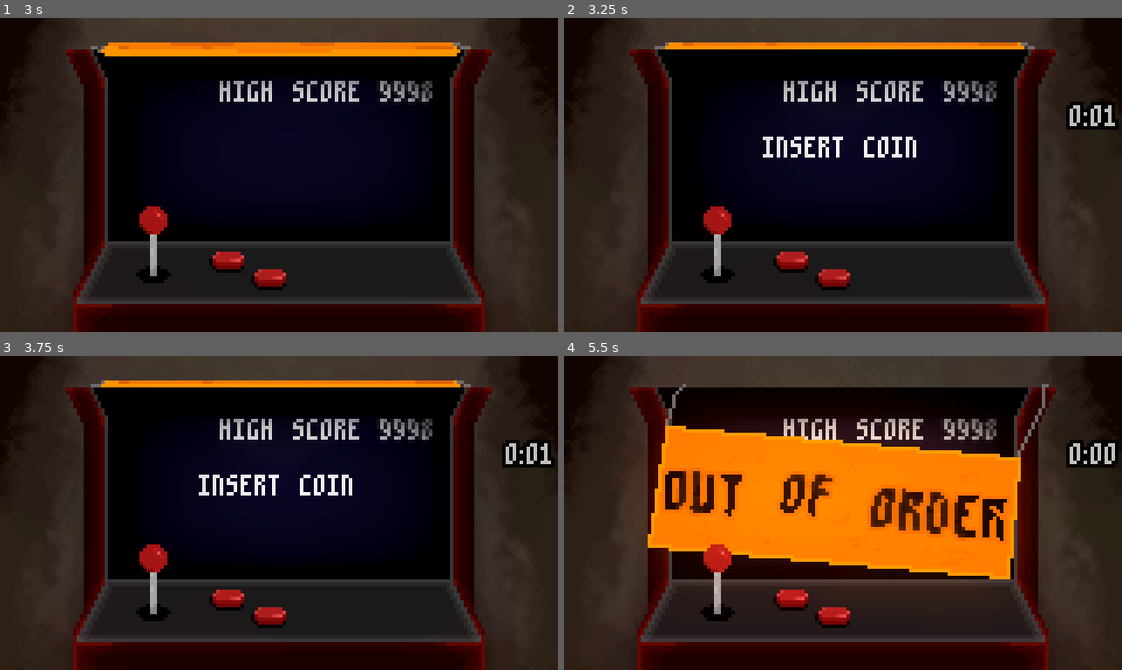
Above: before the commit, frames 1-4 (two rows, left to right).
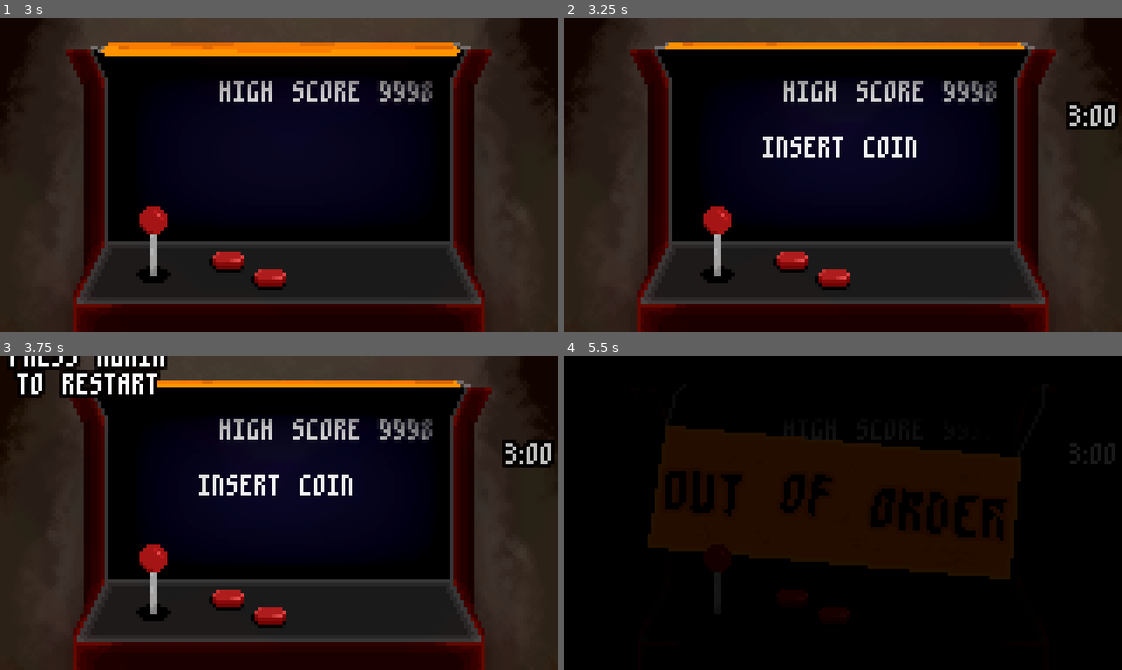
Above: after the commit, the same moments.

Repository: henreedev/out-of-order
Game: Godot game, scene res://scenes/game.tscn
Two runs of this game, one before a commit and one after it. Both use one fixed random seed, a clock stepped at 60 frames per second and the inputs below.
Inputs (mouse positions are in pixels of both pictures, inside the frame that each line leads up to):
- Up to frame 1 (3 s): tap Enter at 0.5 s; move the mouse to (401, 159) at 0.52 s; hold Space (jump) 0.53-1.28 s; hold D (move_right) 0.53-2.03 s; click (401, 159) at 0.6 s; move the mouse to (167, 190) at 1.27 s; tap Space (jump) at 1.35, 1.52, 1.82 s; click (167, 190) at 1.55 s; move the mouse to (334, 105) at 2.02 s; hold A (move_left) 2.03-2.78 s; hold Space (jump) 2.03-2.78 s; click (334, 105) at 2.1 s; move the mouse to (251, 237) at 2.77 s; hold D (move_right) from 2.78 s (still down); click (251, 237) at 2.85 s
- Up to frame 2 (3.25 s): keep holding D (move_right); tap Space (jump) at 3.02 s
- Up to frame 3 (3.75 s): keep holding D (move_right); tap Space (jump) at 3.32 s; tap Escape (restart, bound only after the commit) at 3.5 s; move the mouse to (446, 560) at 3.52 s; hold Space (jump) from 3.53 s (still down)
- Up to frame 4 (5.5 s): tap Escape (restart, bound only after the commit) at 4.15 s; move the mouse to (675, 465) at 4.27 s; release D (move_right) at 4.28 s; release Space (jump) at 4.28 s; hold A (move_left) 4.28-5.03 s; click (675, 465) at 4.35 s; tap Space (jump) at 4.52, 4.82 s; move the mouse to (870, 513) at 5.02 s; hold D (move_right) from 5.03 s (still down); hold Space (jump) from 5.03 s (still down); click (870, 513) at 5.1 s

Frame 1 is identical in both runs. In frame 2, 0.2% of the frame differs, in the area x 90-100%, y 26-35%; in frame 3, 2.7%; in frame 4, 89%, in the area x 0-100%, y 0-100%.

Commit message:
audio gaming

Diff:
--- /dev/null
+++ b/default_bus_layout.tres
@@ -0,0 +1,4 @@
+[gd_resource type="AudioBusLayout" format=3 uid="uid://cb18wayrtgu7y"]
+
+[resource]
+bus/0/volume_db = -36.0328
--- a/project.godot
+++ b/project.godot
@@ -65,6 +65,11 @@
 "events": [Object(InputEventKey,"resource_local_to_scene":false,"resource_name":"","device":-1,"window_id":0,"alt_press …(195 unchanged characters)…
 ]
 }
+restart={
+"deadzone": 0.2,
+"events": [Object(InputEventKey,"resource_local_to_scene":false,"resource_name":"","device":-1,"window_id":0,"alt_pressed":false,"shift_pressed":false,"ctrl_pressed":false,"meta_pressed":false,"pressed":false,"keycode":0,"physical_keycode":4194305,"key_label":0,"unicode":0,"location":0,"echo":false,"script":null)
+]
+}
 
 [physics]
 
@@ -73,3 +78,4 @@
 [rendering]
 
 textures/canvas_textures/default_texture_filter=0
+environment/defaults/default_clear_color=Color(0, 0, 0, 1)
--- a/scenes/game.tscn
+++ b/scenes/game.tscn
@@ -7,9 +7,17 @@
 [ext_resource type="Texture2D" uid="uid://bgehs7ks1af6b" path="res://assets/image/joystick.png" id="5_gee14"]
 [ext_resource type="Shader" uid="uid://e5ywd8n633ma" path="res://scenes/screen_fx.gdshader" id="6_gee14"]
 [ext_resource type="Texture2D" uid="uid://lis3lsu6figr" path="res://assets/image/sign-ss.png" id="6_p57ef"]
+[ext_resource type="AudioStream" uid="uid://bxr882cv6rqst" path="res://assets/sound/button_press.wav" id="6_rysoc"]
+[ext_resource type="AudioStream" uid="uid://r1st1kjgt711" path="res://assets/sound/joystick-hit.wav" id="7_ssvqc"]
 [ext_resource type="FontFile" uid="uid://c3ke05r37irw7" path="res://assets/font/m3x6.ttf" id="8_0tnpc"]
+[ext_resource type="AudioStream" uid="uid://dub7ylproafx0" path="res://assets/sound/room-noise.wav" id="8_264po"]
+[ext_resource type="AudioStream" uid="uid://4duihjx5ts7d" path="res://assets/sound/coin-pwing.wav" id="8_ssvqc"]
 [ext_resource type="Texture2D" uid="uid://cufye1igvsxl4" path="res://assets/image/arrow.png" id="8_vtaks"]
 [ext_resource type="PackedScene" uid="uid://dgr6j6ylwvpay" path="res://scenes/coin.tscn" id="9_0tnpc"]
+[ext_resource type="AudioStream" uid="uid://dm5vgtasl6h6" path="res://assets/sound/short-chiptune-loop.wav" id="9_1kice"]
+[ext_resource type="AudioStream" uid="uid://kpakhsbd6g03" path="res://assets/sound/victory_theme.mp3" id="10_5newe"]
+[ext_resource type="AudioStream" uid="uid://bnte1slhnbu" path="res://assets/sound/arcade_ambience.mp3" id="11_37s47"]
+[ext_resource type="AudioStream" uid="uid://dwhq07sahi282" path="res://assets/sound/arcade-pickup.wav" id="12_bt5mj"]
 
 [sub_resource type="PlaceholderTexture2D" id="PlaceholderTexture2D_0tnpc"]
 size = Vector2(4, 4)
@@ -212,6 +220,11 @@
 "speed": 10.0
 }]
 
+[sub_resource type="LabelSettings" id="LabelSettings_rysoc"]
+paragraph_spacing = -8.59
+outline_size = 4
+outline_color = Color(0, 0, 0, 1)
+
 [sub_resource type="Environment" id="Environment_0tnpc"]
 background_mode = 3
 glow_enabled = true
@@ -250,11 +263,52 @@
 scale = Vector2(1, 0.5)
 texture = SubResource("PlaceholderTexture2D_0tnpc")
 
+[node name="Sounds" type="Node2D" parent="Machine"]
+
+[node name="ButtonPress" type="AudioStreamPlayer2D" parent="Machine/Sounds"]
+position = Vector2(-10.1, 27.9)
+stream = ExtResource("6_rysoc")
+volume_db = -41.523
+
+[node name="JoystickHit" type="AudioStreamPlayer2D" parent="Machine/Sounds"]
+position = Vector2(-37.541, 26.98)
+stream = ExtResource("7_ssvqc")
+volume_db = -46.503
+panning_strength = 1.22
+
+[node name="CoinPwing" type="AudioStreamPlayer2D" parent="Machine/Sounds"]
+stream = ExtResource("8_ssvqc")
+volume_db = -33.765
+pitch_scale = 1.13
+
+[node name="RoomNoise" type="AudioStreamPlayer" parent="Machine/Sounds"]
+stream = ExtResource("8_264po")
+volume_db = -36.141
+autoplay = true
+
+[node name="GameMusic" type="AudioStreamPlayer" parent="Machine/Sounds"]
+stream = ExtResource("9_1kice")
+volume_db = -33.498
+
+[node name="VictoryTheme" type="AudioStreamPlayer" parent="Machine/Sounds"]
+stream = ExtResource("10_5newe")
+volume_db = -27.291
+
+[node name="ArcadeAmbience" type="AudioStreamPlayer" parent="Machine/Sounds"]
+stream = ExtResource("11_37s47")
+volume_db = -25.98
+autoplay = true
+
+[node name="CoinPickup" type="AudioStreamPlayer" parent="Machine/Sounds"]
+stream = ExtResource("12_bt5mj")
+volume_db = -19.914
+
 [node name="Camera2D" type="Camera2D" parent="."]
 limit_left = -80
 limit_top = -45
 limit_right = 80
 limit_bottom = 45
+metadata/_edit_lock_ = true
 
 [node name="SubViewportContainer" type="SubViewportContainer" parent="."]
 material = SubResource("ShaderMaterial_0tnpc")
@@ -407,6 +461,16 @@
 frame_progress = 1.0
 metadata/_edit_lock_ = true
 
+[node name="RestartLabel" type="Label" parent="."]
+offset_left = -100.0
+offset_top = -66.0
+offset_right = -9.0
+offset_bottom = -45.0
+text = "PRESS AGAIN
+TO RESTART"
+label_settings = SubResource("LabelSettings_rysoc")
+horizontal_alignment = 1
+
 [node name="WorldEnvironment" type="WorldEnvironment" parent="."]
 environment = SubResource("Environment_0tnpc")
 
--- a/scripts/bug_spawner.gd
+++ b/scripts/bug_spawner.gd
@@ -25,6 +25,6 @@
 	var tween := create_tween()
 	tween.tween_property(bug, "global_position:x", -4.0, 24.0)
 	tween.tween_callback(bug.queue_free)
-	var tween_2 := create_tween().set_loops
-	tween.tween_property(bug, "position:y", -1.0, 0.5)
-	tween.tween_property(bug, "position:y", 1.0, 0.75)
+	var tween_2 := create_tween().set_loops()
+	tween_2.tween_property(bug, "position:y", -1.0, 0.5)
+	tween_2.tween_property(bug, "position:y", 1.0, 0.75)
--- a/scripts/game.gd
+++ b/scripts/game.gd
@@ -37,8 +37,21 @@
 @onready var shaders: ColorRect = $Shaders
 @onready var shader_mat: ShaderMaterial = $Shaders.material
 @onready var timer_label: Label = $TimerLabel
+# Sounds
+@onready var coin_pickup: AudioStreamPlayer = $Machine/Sounds/CoinPickup
+@onready var button_press: AudioStreamPlayer2D = $Machine/Sounds/ButtonPress
+@onready var joystick_hit: AudioStreamPlayer2D = $Machine/Sounds/JoystickHit
+@onready var room_noise: AudioStreamPlayer = $Machine/Sounds/RoomNoise
+@onready var game_music: AudioStreamPlayer = $Machine/Sounds/GameMusic
+@onready var victory_theme: AudioStreamPlayer = $Machine/Sounds/VictoryTheme
+@onready var arcade_ambience: AudioStreamPlayer = $Machine/Sounds/ArcadeAmbience
+@onready var restart_label: Label = $RestartLabel
+@onready var coin_pwing: AudioStreamPlayer2D = $Machine/Sounds/CoinPwing
+
 
 var orig_shader_mat : ShaderMaterial
+
+var showing_restart_prompt := false
 
 ## A singleton instance.
 static var inst : Game
@@ -52,11 +65,14 @@
 var score_multiplier := 1.0
 
 var intro_done := false
-
-const START_TIME := 1.0
+var restarting := false
+var restart_tween : Tween
+
+const START_TIME := 180.0
 var game_timer := START_TIME
 
 var joystick_tween : Tween
+var volume_tween : Tween
 
 var effect_tweens : Array[Tween]
 
@@ -70,6 +86,7 @@
 
 func _ready() -> void:
 	inst = self
+	shader_mat = shader_mat.duplicate()
 	orig_shader_mat = shader_mat.duplicate()
 	grab_coin_positions_and_delete()
 	play_intro()
@@ -93,6 +110,8 @@
 			coin.queue_free()
 
 func play_intro():
+	fade_volume_to_db(0)
+
 	var intro_tween := create_tween()
 
 	const FADE_IN = 2.0
@@ -119,6 +138,29 @@
 		else:
 			DisplayServer.window_set_mode(DisplayServer.WINDOW_MODE_WINDOWED)
 			#Input.mouse_mode = Input.MOUSE_MODE_CONFINED
+	if event.is_action_pressed("restart"):
+		if not showing_restart_prompt:
+			show_restart_prompt()
+		else:
+			restart()
+
+func restart():
+	if not restarting:
+		restarting = true
+
+		if restart_tween:
+			restart_tween.kill()
+
+		restart_tween = create_tween()
+		restart_tween.tween_property(restart_label, "position:y", -70, 0.4).set_trans(Tween.TRANS_BACK).set_ease(Tween.EASE_IN)
+
+		transition_to_state(State.END)
+		sign.play("lower")
+		var tween := create_tween()
+		tween.tween_property(self, "modulate", Color.BLACK, 2.0).set_trans(Tween.TRANS_CUBIC)
+		tween.parallel().tween_callback(fade_volume_to_db.bind(-30))
+		tween.tween_callback(get_tree().reload_current_scene).set_delay(2.0)
+
 
 func _physics_process(delta: float) -> void:
 	act_on_state(delta)
@@ -133,11 +175,15 @@
 			tick_timer(delta)
 			if Input.is_action_just_pressed("dash"):
 				dash_button.press()
+				button_press.pitch_scale = randf_range(1.2, 1.3)
+				button_press.play(0.06)
 			if Input.is_action_just_released("dash"):
 				dash_button.release()
 
 			if Input.is_action_just_pressed("jump"):
 				jump_button.press()
+				button_press.pitch_scale = randf_range(1.2, 1.3)
+				button_press.play(0.06)
 			if Input.is_action_just_released("jump"):
 				jump_button.release()
 
@@ -173,6 +219,7 @@
 		State.INTRO:
 			pass
 		State.IN_GAME:
+			game_music.play()
 			start_new_game()
 			game_score_label.show()
 			multiplier_label.show()
@@ -180,6 +227,7 @@
 				coin.interactable = false
 			ready_label.hide()
 		State.PICKING_COINS:
+			game_music.stop()
 			rotate_joystick_to(0)
 			dash_button.release()
 			jump_button.release()
@@ -205,12 +253,17 @@
 			coin_insert_satisfied = false
 			pick_num_label.create_tween().tween_property(pick_num_label, "modulate", Color.TRANSPARENT, 0.6).set_trans(Tween.TRANS_CUBIC).set_ease(Tween.EASE_OUT)
 		State.END:
+			game_music.stop()
+			rotate_joystick_to(0)
+			dash_button.release()
+			jump_button.release()
 			hide_pocket()
 			for coin : Coin in get_tree().get_nodes_in_group("coin"):
 				coin.interactable = false
 			for tween in effect_tweens:
 				if tween:
 					tween.kill()
+			Player.time_scale = 0.0
 
 func tick_timer(delta):
 	game_timer = maxf(game_timer - delta, 0)
@@ -223,12 +276,15 @@
 	transition_to_state(State.END)
 	# TODO trigger dialogue
 	var tween := create_tween()
-	tween.tween_interval(5.0)
+	tween.tween_interval(2.5)
+	tween.tween_callback(victory_theme.play)
 	tween.tween_property(high_score_label, "position", Vector2(-31, -7), 3.0)
-	tween.tween_interval(0.0)
-	tween.tween_property(high_score_label, "text", "9999", 0.0)
+	tween.tween_interval(0.5)
+	tween.tween_property(high_score_label, "text", "HIGH SCORE 9999", 0.0)
+	tween.tween_interval(30)
 	tween.tween_property(self, "modulate", Color.BLACK, 2.0).set_trans(Tween.TRANS_CUBIC)
-	tween.tween_callback(get_tree().reload_current_scene)
+	tween.parallel().tween_callback(fade_volume_to_db.bind(-30))
+	tween.tween_callback(get_tree().reload_current_scene).set_delay(2.0)
 
 func lose():
 	transition_to_state(State.END)
@@ -237,7 +293,17 @@
 	var tween := create_tween()
 	tween.tween_interval(4.0)
 	tween.tween_property(self, "modulate", Color.BLACK, 2.0).set_trans(Tween.TRANS_CUBIC)
-	tween.tween_callback(get_tree().reload_current_scene)
+	tween.parallel().tween_callback(fade_volume_to_db.bind(-30))
+	tween.tween_callback(get_tree().reload_current_scene).set_delay(2.0)
+
+func fade_volume_to_db(db : float):
+	if volume_tween:
+		volume_tween.kill()
+	volume_tween = create_tween()
+	volume_tween.tween_method(set_vol, AudioServer.get_bus_volume_db(0), db, 2.0).set_trans(Tween.TRANS_CUBIC)
+
+func set_vol(db : float):
+	AudioServer.set_bus_volume_db(0, db)
 
 func prompt_pocket_after_delay():
 	insert_label.modulate.a = 1
@@ -278,6 +344,7 @@
 	amount *= score_multiplier
 	score = mini(score + amount, MAX_SCORE)
 	game_score_label.text = str(score).pad_zeros(4)
+	coin_pickup.play()
 
 func draw_coins():
 	# Draw the coins
@@ -325,6 +392,9 @@
 	tween.chain().tween_callback(coin.queue_free) # TODO add an insert sound here
 
 func put_coin_on_table(coin : Coin):
+	coin_pwing.position = coin.position * 5
+	coin_pwing.pitch_scale = randf_range(0.95, 1.05)
+	coin_pwing.play()
 	var tween := create_tween()
 	table_coins.append(coin)
 	coin.interactable = false
@@ -374,6 +444,13 @@
 	add_score(500)
 	platformer.player.die()
 
+func show_restart_prompt():
+	showing_restart_prompt = true
+	restart_tween = create_tween()
+	restart_tween.tween_property(restart_label, "position", Vector2(-100, -48), 0.7).set_trans(Tween.TRANS_CUBIC).set_ease(Tween.EASE_OUT)
+	restart_tween.tween_property(restart_label, "position", Vector2(-100, -68), 2.0).set_trans(Tween.TRANS_BACK).set_ease(Tween.EASE_IN)
+	restart_tween.tween_property(self, "showing_restart_prompt", false, 0.0)
+
 func apply_coin_effect(coin : Coin):
 	coin.apply_effect()
 
@@ -383,6 +460,9 @@
 	joystick_tween = create_tween()
 	var is_elastic = randf() < 0.4
 	joystick_tween.tween_property(joystick, "rotation", angle, 0.55 if is_elastic else 0.35).set_trans(Tween.TRANS_ELASTIC if is_elastic else Tween.TRANS_BOUNCE).set_ease(Tween.EASE_OUT)
+	if angle != 0:
+		joystick_hit.pitch_scale = randf_range(0.9, 1.1)
+		joystick_hit.play()
 
 func do_lag():
 	var lag_tween := create_tween()
--- a/scripts/platformer.gd
+++ b/scripts/platformer.gd
@@ -12,11 +12,15 @@
 	Game.inst.new_game_created.emit(self)
 
 func get_spikes():
-	return map.get_child(1) # FIXME scuffed
+	for child in map.get_children():
+		if child is Spikes:
+			return child
 func get_coins():
 	return map.get_child(0) # FIXME scuffed
 func get_bugs():
-	return map.get_child(3) # FIXME scuffed
+	for child in map.get_children():
+		if child is BugSpawner:
+			return child
 
 func start():
 	running = true
--- a/scripts/platformer_coin.gd
+++ b/scripts/platformer_coin.gd
@@ -2,7 +2,7 @@
 
 class_name PlatformerCoin
 
-var score := 50
+var score := 50000
 
 func _on_area_2d_body_entered(body: Node2D) -> void:
 	if body is Player:
Not shown, added: assets/sound/arcade-pickup.wav.import
Not shown, added: assets/sound/arcade_ambience.mp3.import
Not shown, added: assets/sound/button_press.wav.import
Not shown, added: assets/sound/coin-pwing.wav.import
Not shown, added: assets/sound/joystick-hit.wav.import
Not shown, added: assets/sound/room-noise.wav.import
Not shown, added: assets/sound/short-chiptune-loop.wav.import
Not shown, added: assets/sound/victory_theme.mp3.import
Not shown: 1 places in scenes/game.tscn that only renumber resources
Not shown, added: assets/sound/arcade-pickup.wav
Not shown, added: assets/sound/arcade_ambience.mp3
Not shown, added: assets/sound/button_press.wav
(and 5 more such lines)
